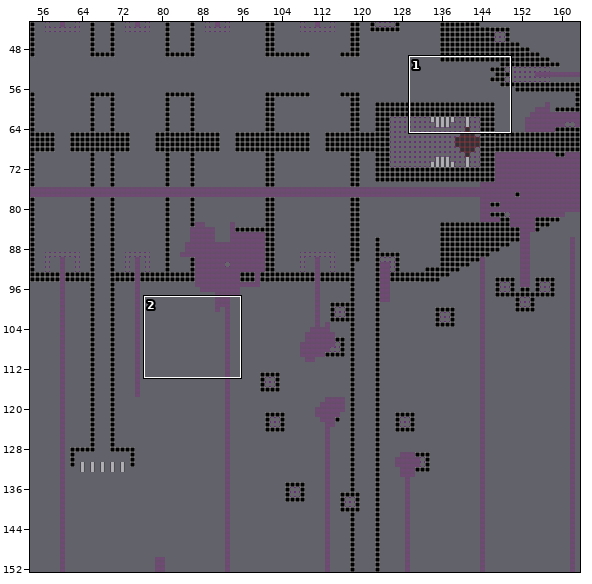
An edit to a level. Tiled map, core/assets/level2.tmx. The first picture is a wide view before the edit; the outline marks the close-up.
Close-up. Earlier state:
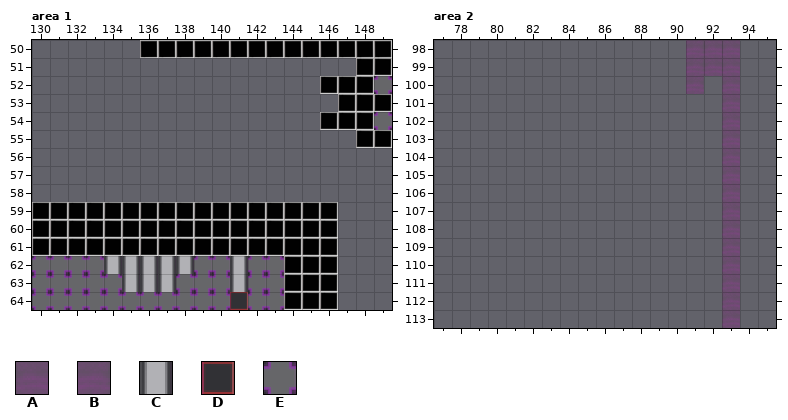
Cells are 32x32 px. Shown: area 1 x 130..149, y 50..64; area 2 x 77..95, y 98..113. The commit also changed other parts of the map, which this record leaves out.
Key: from "cubes": A 0, B 0 flipped left-right, C 1 turned 180, D 3 turned 180, E 5 turned 180.
_ is an empty cell, # one hidden under a higher layer.
Layers that did not change in this view are not listed.
Layer "MEME" before, area 1, first column x 130:
50 ______##############
51 __________________##
52 ________________###E
53 _________________###
54 ________________###E
55 __________________##
56 ____________________
57 ____________________
58 ____________________
59 #################___
60 #################___
61 #################___
62 EEEECCCCCEECEE###___
63 EEEEECCCEEECEE###___
64 EEEEEEEEEEEDEE###___
Layer "MEME" before, area 2, first column x 77:
 98 ______________BAA__
 99 ______________BAA__
100 ______________B_A__
101 ________________A__
102 ________________A__
103 ________________A__
104 ________________A__
105 ________________A__
106 ________________A__
107 ________________A__
108 ________________A__
109 ________________A__
110 ________________A__
111 ________________A__
112 ________________A__
113 ________________A__
Now the later version:
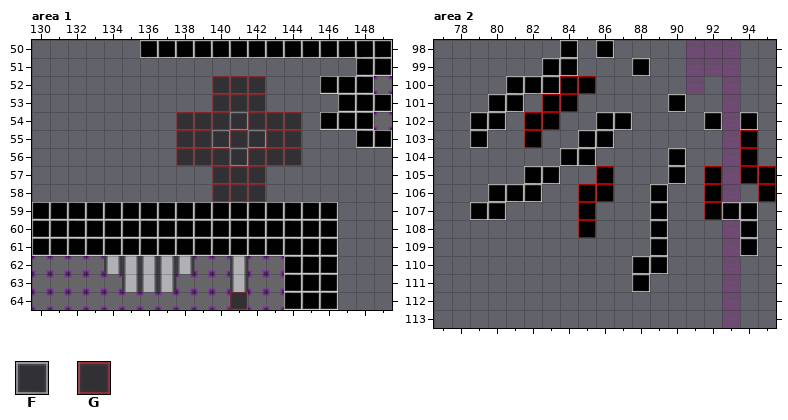
Further tiles: from "cubes": F 2, G 3.
See-through tiles are keyed as they look on the map.
What changed:
Layer "MEME", area 1:
Tile F now appears in row 54 at x 141; in row 55 at x 140 and 142; in row 56 at x 141.
Tile G now appears in rows 52 to 53 at x 140 to 142; in row 54 at x 138 to 140 and 142 to 144; in row 55 at x 138 to 139, 141 and 143 to 144; in row 56 at x 138 to 140 and 142 to 144; in rows 57 to 58 at x 140 to 142.
Layer "MEME", area 2:
Tile A gives way to one hidden under a higher layer in row 107 at x 93.
Layer "object", area 2:
Tile F now appears in row 98 at x 84 and 86; in row 99 at x 83 to 84 and 88; in row 100 at x 81 to 83; in row 101 at x 80 to 81 and 90; in row 102 at x 79 to 80, 86 to 87, 92 and 94; in row 103 at x 79 and 85 to 86.
Tile F now appears in row 104 at x 84 to 85 and 90; in row 105 at x 82 to 83 and 90; in row 106 at x 80 to 82 and 89; in row 107 at x 79 to 80, 89 and 93 to 94; in rows 108 to 109 at x 89 and 94; in row 110 at x 88 to 89.
Tile F now appears in row 111 at x 88.
Tile G now appears in row 100 at x 84 to 85; in row 101 at x 83 to 84; in row 102 at x 82 to 83; in row 103 at x 82 and 94; in row 104 at x 94; in row 105 at x 86, 92 and 94 to 95.
Tile G now appears in row 106 at x 85 to 86, 92 and 95; in row 107 at x 85 and 92; in row 108 at x 85.
